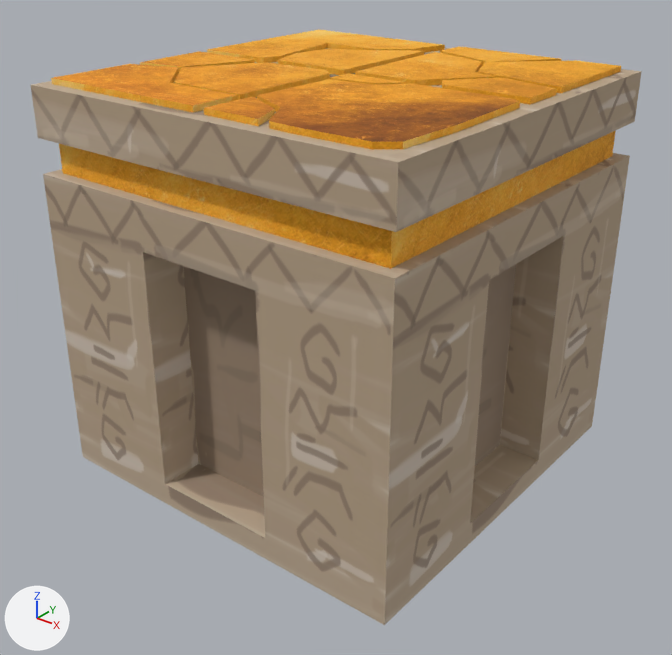
A saved change to the FBX model Assets/3D/Decoration/bloc1x1_01.FBX.
Rendered twice from a 50 mm lens placed at (1.345, -1.718, 1.405), pointed at (0.019, -0.061, 0.377). The axes (+X, +Y, +Z) are drawn at lower left. The lights are the same throughout. Where no turn or scale is listed for an object, it has been applied to the vertices.

Names of what the first picture shows: 'bloc1x1_01'.
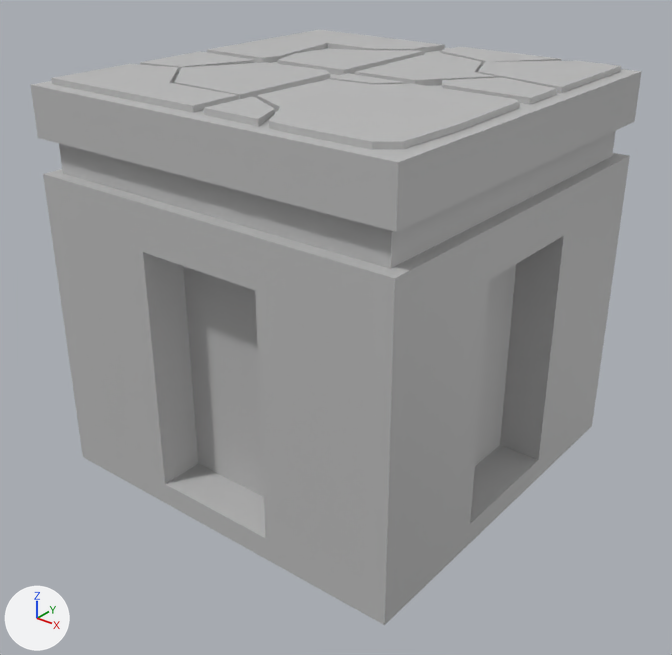
The newer file is also rescaled (x10.0), turned or shifted as a whole; pictures and numbers use the older file's frame.

The change, as a diff of the scene's bpy script:
```diff
--- a/Assets/3D/Decoration/bloc1x1_01.FBX.py
+++ b/Assets/3D/Decoration/bloc1x1_01.FBX.py
@@ mat_phong1 @@
+mat_phong1 = principled_material('phong1')
+mat_phong1.base_color = (0.5, 0.5, 0.5)  # grey #bcbcbc
+mat_phong1.roughness = 0.553
@@ me_mesh @@
 me_mesh.from_pydata(...)  # 264 vertices, 400 faces; spans x -0.5..0.5, y -0.5..0.5, z 0.0..1.0
 # used by ob_bloc1x1_01; location = (0.0, 0.0, 0.0)
+# me_mesh part 1: all 116 faces that had it switch from mat_01___default (picture img_bloc1x1_01_05_jpg) to mat_phong1 (grey #bcbcbc)
+# me_mesh part 2: all 284 faces that had it switch from mat_material__36 (picture img_or_jpg) to mat_phong1 (grey #bcbcbc)
```

What differs and where, as boxes [x1, y1, x2, y2] in the pictures (672 x 655 px):
part 1 of me_mesh, recoloured (brown to grey)
    both: [31, 47, 642, 625]
part 2 of me_mesh, recoloured (orange to grey)
    both: [51, 30, 621, 269]
